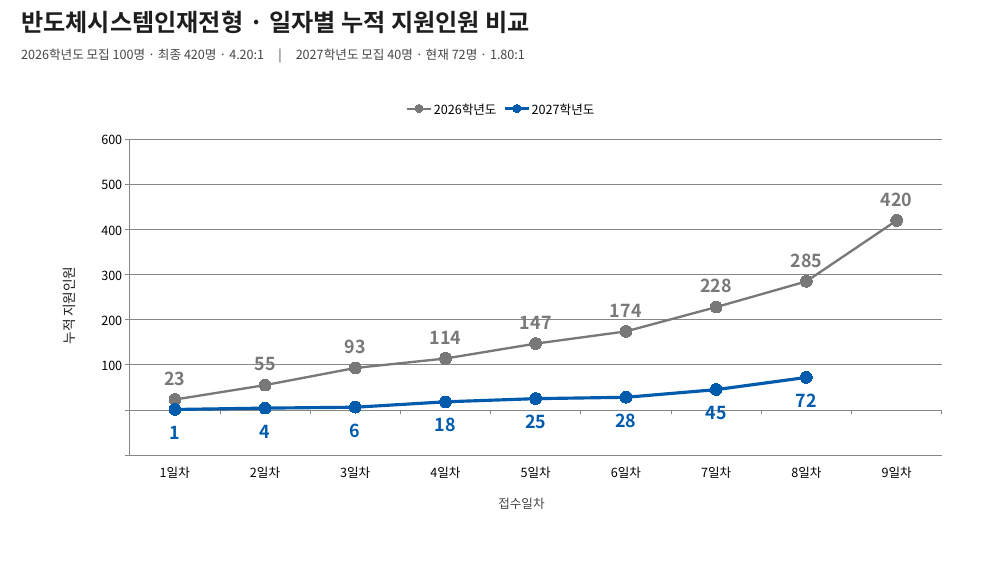
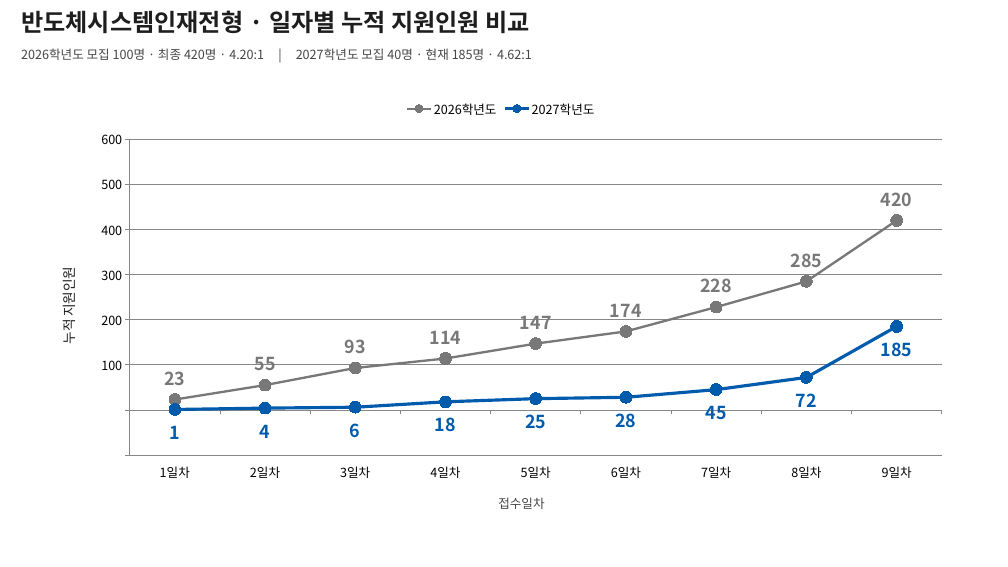
Before and after one commit to nizrona/ratio-crawler, a slide deck: slide 6 of gpt_stat/KAIST_2026_2027_수시지원자_비교.pptx. Drawn at 1008x567 pixels with LibreOffice and Linux fonts; fonts in the diff are those of the drawing. Boxes give left, top, right and bottom in pixels: in the first picture for what was removed or moved away, otherwise in the second. Text is boxed around its words. In the diff, an @@ line names an element or a change of style, - is before the commit and + after.

```diff
--- a/gpt_stat/KAIST_2026_2027_수시지원자_비교.pptx
+++ b/gpt_stat/KAIST_2026_2027_수시지원자_비교.pptx
@@ text at [21,48,532,60]: text changed @@
-2026학년도 모집 100명 · 최종 420명 · 4.20:1 | 2027학년도 모집 40명 · 현재 72명 · 1.80:1
+2026학년도 모집 100명 · 최종 420명 · 4.20:1 | 2027학년도 모집 40명 · 현재 185명 · 4.62:1
@@ line chart at [42,91,960,529] @@
@@ 2027학년도, 9일차: - to 185 @@
@@ data labels of 2027학년도 changed @@
```
Also in this commit, not shown: 5 other slides changed, 6 other files.
